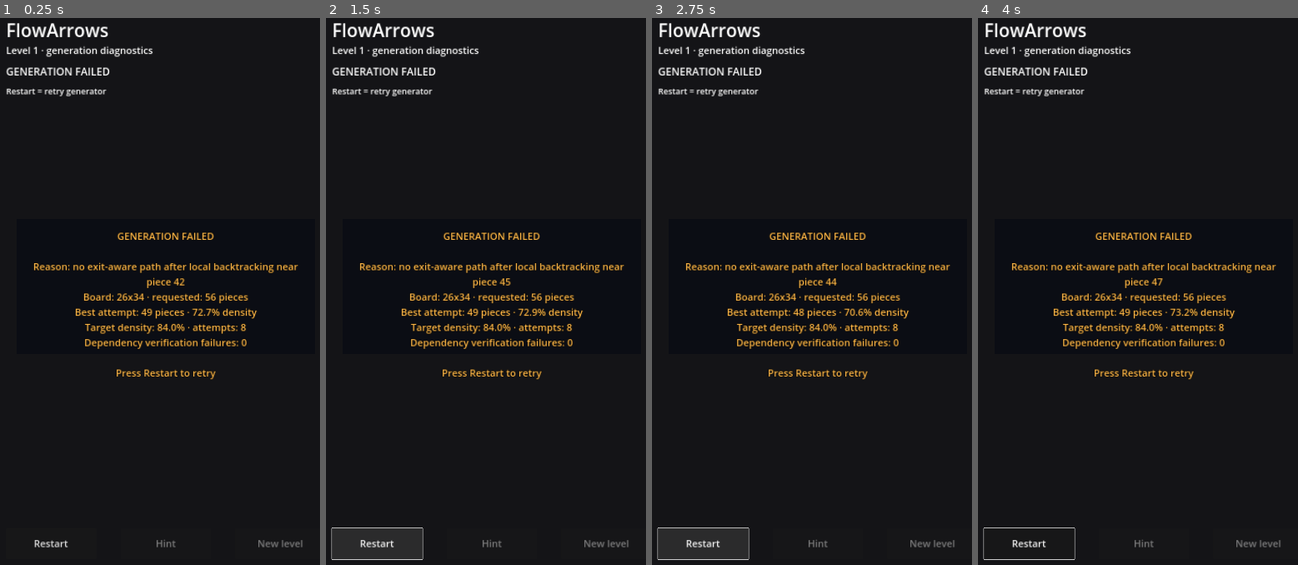
Above: before the commit, frames 1-4 (left to right).
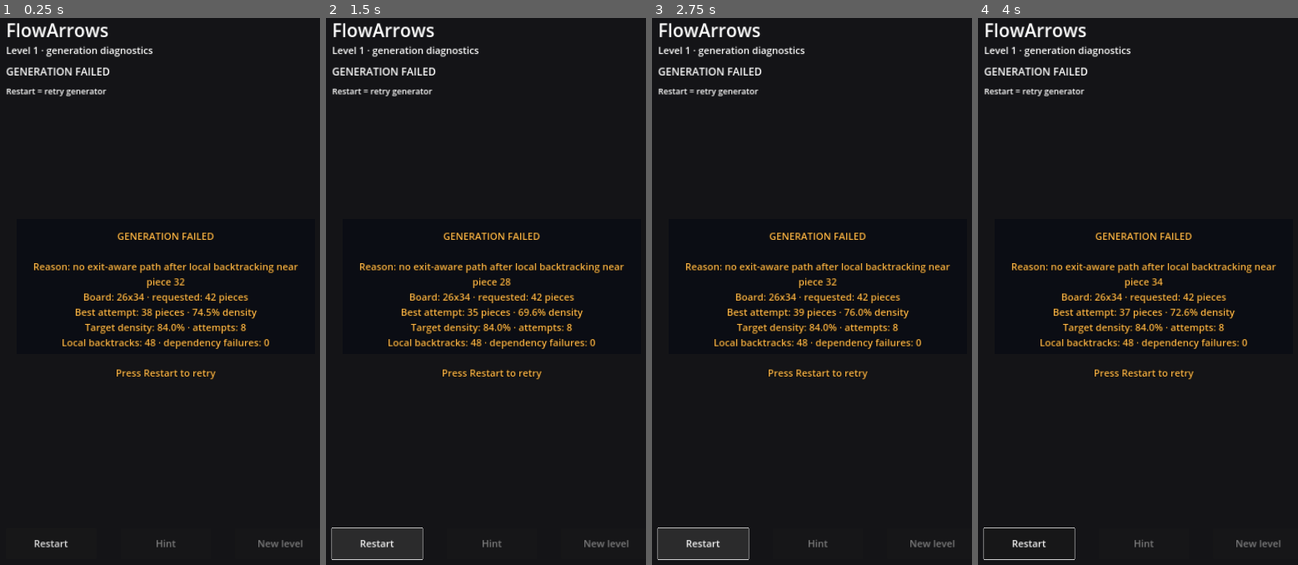
Above: after the commit, the same moments.

Repository: AiRigaLabs01/FlowArrows
Game: Godot game, scene res://src/game/main.tscn
Same seed, same stepped clock (60 frames per second), same inputs: the game is played once before the commit and once after it.
Inputs (mouse positions are in pixels of both pictures, inside the frame that each line leads up to):
- Up to frame 1 (0.25 s): no input
- Up to frame 2 (1.5 s): click "Restart" at 0.5 s; click "Restart" at 1.25 s
- Up to frame 3 (2.75 s): click "Restart" at 2 s
- Up to frame 4 (4 s): tap Enter at 2.75 s; move the mouse to (1227, 291) at 2.77 s; click (1227, 291) at 2.92 s; tap Space at 3.5 s; move the mouse to (1067, 362) at 3.52 s; click (1067, 362) at 3.67 s

The runs differ from the first frame. In frame 1, 0.7% of the frame differs, in the area x 19-85%, y 47-61%; in frame 2, 0.7%; in frame 3, 0.7%; in frame 4, 0.7%.

Commit message:
Favor fewer longer threads for dense solvable boards

Diff:
--- a/src/game/main.gd
+++ b/src/game/main.gd
@@ -10,8 +10,10 @@
 const MIN_CELL_SIZE := 28.0
 const BOARD_AREA_POSITION := Vector2(35, 315)
 const BOARD_AREA_SIZE := Vector2(1010, 1180)
-const START_PIECES := 56
-const MAX_PIECES := 88
+# Dense boards are easier to construct with fewer, substantially longer threads.
+# This also matches the AmazeGO reference better than packing many short arrows.
+const START_PIECES := 42
+const MAX_PIECES := 64
 const MAX_LIVES := 3
 
 var board
@@ -128,7 +130,9 @@
 	failed_piece_ids.clear()
 	hint_label.text = ""
 	_set_game_over_banner(false)
-	var piece_count: int = mini(START_PIECES + (level_number - 1), MAX_PIECES)
+	# Increase arrow count slowly. Higher levels become harder primarily through
+	# longer paths and dependency structure instead of an explosion of short pieces.
+	var piece_count: int = mini(START_PIECES + int((level_number - 1) / 2), MAX_PIECES)
 	var board_size: Vector2i = _board_size_for_level(level_number)
 	var generated: Dictionary = generator.generate_chain(piece_count, board_size, level_number)
 	if bool(generated.get("generation_failed", false)) or not generated.has("board"):
@@ -207,6 +211,7 @@
 	var max_density := float(info.get("max_density", 0.0)) * 100.0
 	var target_density := float(info.get("target_density", 0.0)) * 100.0
 	var graph_failures := int(info.get("graph_failures", 0))
+	var backtracks := int(info.get("backtracks", 0))
 
 	level_label.text = "Level %d · generation diagnostics" % level_number
 	moves_label.text = ""
@@ -219,7 +224,7 @@
 
 	game_over_backdrop.visible = true
 	game_over_label.visible = true
-	game_over_label.text = "GENERATION FAILED\n\nReason: %s\nBo …(76 unchanged characters)… nTarget density: %.1f%% · attempts: %d\nDependency verification failures: %d\n\nPress Restart to retry" % [reason, board_size.x, board_size.y, requested_pieces, max_pieces, max_density, target_density, attempts, graph_failures]
+	game_over_label.text = "GENERATION FAILED\n\nReason: %s\nBo …(76 unchanged characters)… nTarget density: %.1f%% · attempts: %d\nLocal backtracks: %d · dependency failures: %d\n\nPress Restart to retry" % [reason, board_size.x, board_size.y, requested_pieces, max_pieces, max_density, target_density, attempts, backtracks, graph_failures]
 	game_over_label.add_theme_font_size_override("font_size", 28)
 	game_over_label.add_theme_color_override("font_color", Color(1.0, 0.72, 0.28, 1.0))
 	game_over_label.add_theme_color_override("font_outline_color", Color(0.0, 0.0, 0.0, 0.95))
